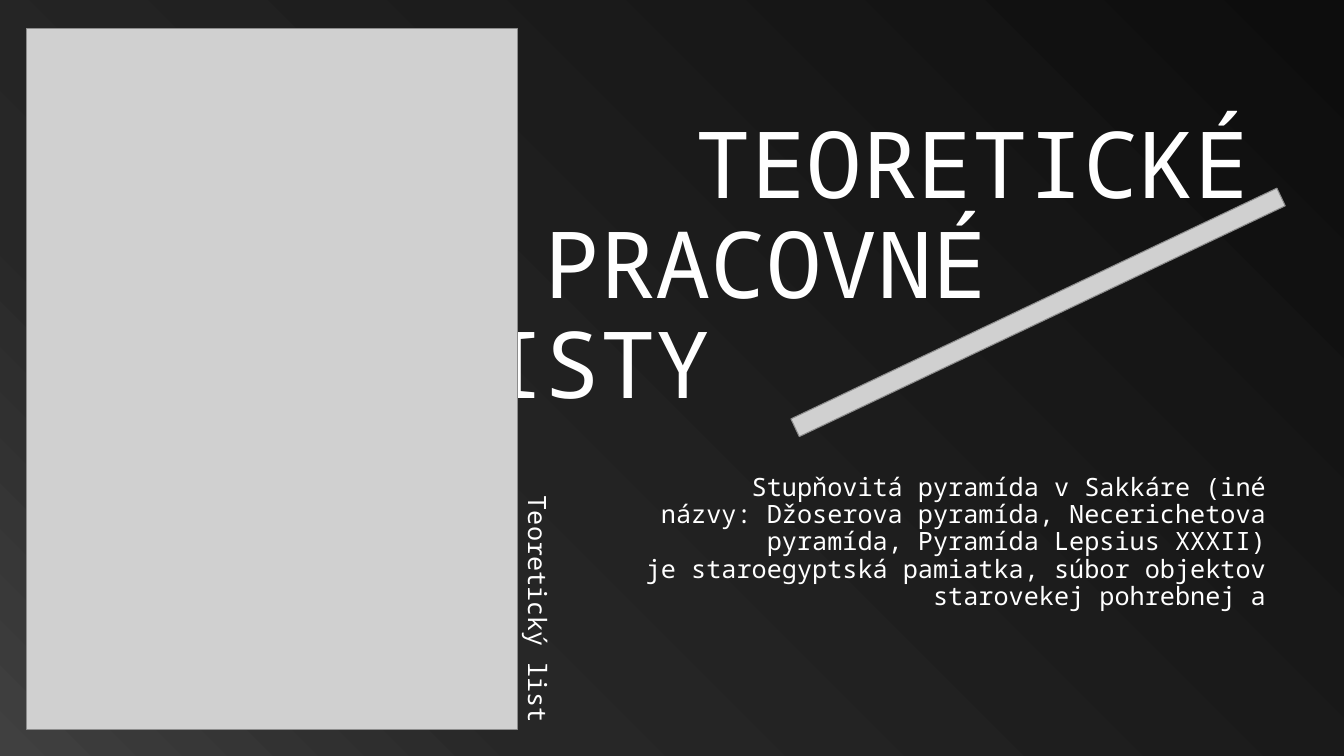
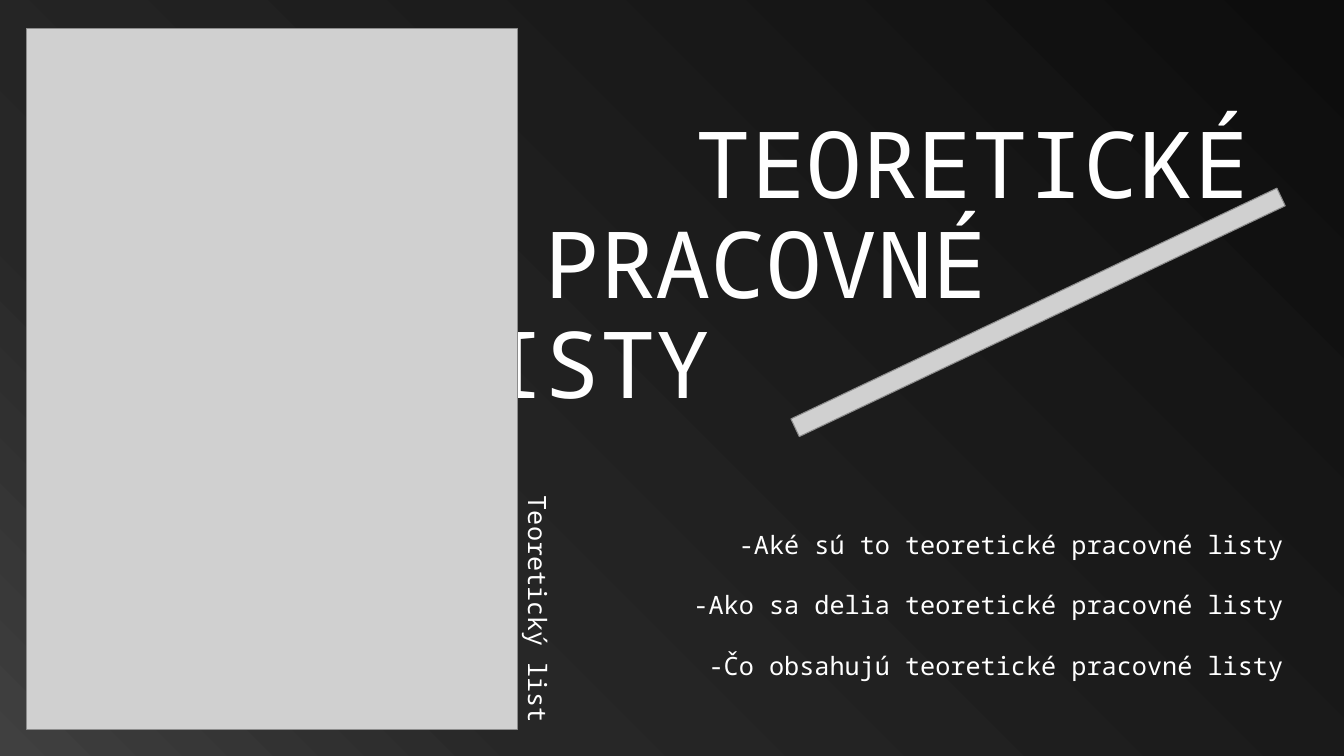
Before and after one commit to Moriacik/SOC, a slide deck: slide 9 of prezentácia-finálna-v2.pptx (slide 10 before the commit). Drawn at 1344x756 pixels with LibreOffice and Linux fonts; fonts in the diff are those of the drawing; grey boxes stand for pictures. Boxes give left, top, right and bottom in pixels: in the first picture for what was removed or moved away, otherwise in the second. Text is boxed around its words. In the diff, an @@ line names an element or a change of style, - is before the commit and + after.

```diff
--- a/prezentácia-finálna-v2.pptx
+++ b/prezentácia-finálna-v2.pptx
@@ text removed at bbox=[646, 476, 1266, 611] @@
-Stupňovitá pyramída v Sakkáre (iné názvy: Džoserova pyramída, Necerichetova pyramída, Pyramída Lepsius XXXII) je staroegyptská pamiatka, súbor objektov starovekej pohrebnej a
@@ text added at bbox=[693, 534, 1284, 681], 18 pt, text #FFFFFF @@
+-Aké sú to teoretické pracovné listy
+-Ako sa delia teoretické pracovné listy
+-Čo obsahujú teoretické pracovné listy
```
Also in this commit, not shown: 3 other slides changed, 4 slides added, 8 slides removed.
